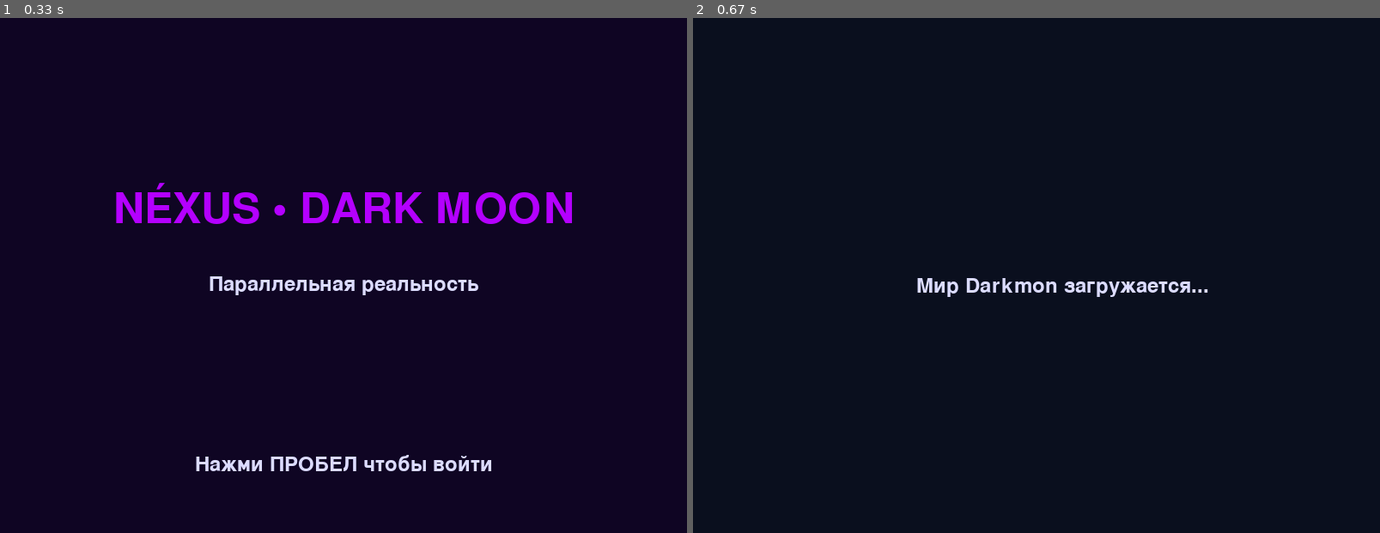
Above: before the commit, frames 1-2 (left to right).
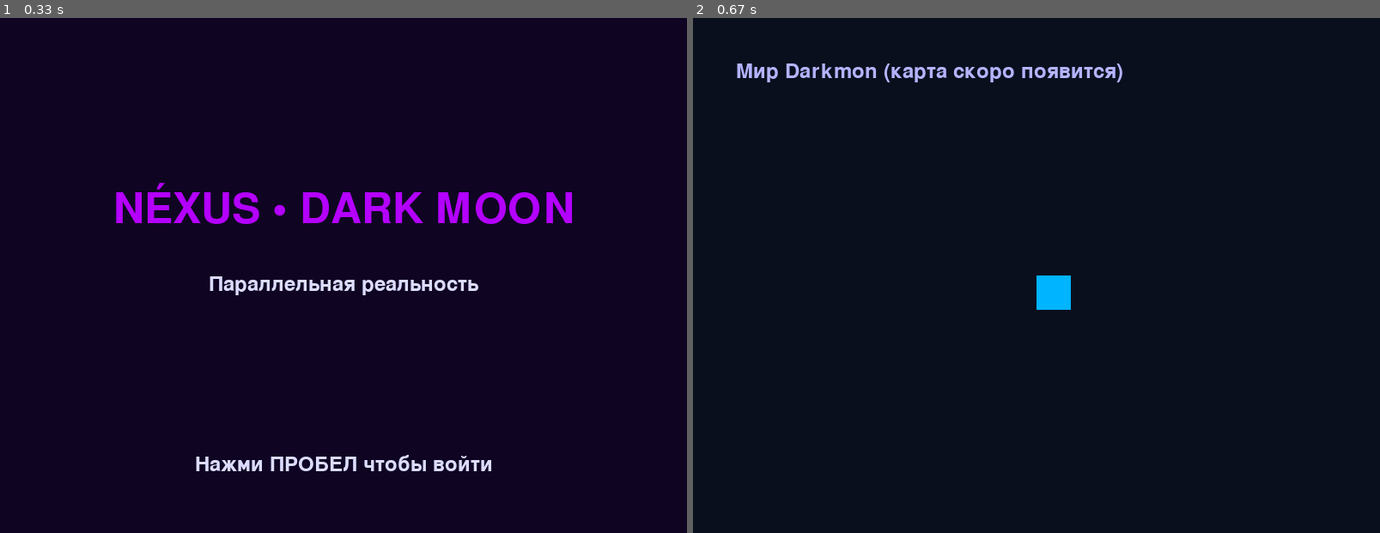
Above: after the commit, the same moments.

Repository: egaaspraim03-ai/darkmoon-pygame
Game: pygame game, started from darkmoon-pygame/main.py
Same seed, same stepped clock (60 frames per second), same inputs: the game is played once before the commit and once after it.
Inputs:
- Up to frame 1 (0.33 s): no input
- Up to frame 2 (0.67 s): tap Space at 0.33 s

Frame 1 is identical in both runs. In frame 2, 1.7% of the frame differs, in the area x 6-75%, y 8-57%.

Commit message:
Update main.py

Diff:
--- a/darkmoon-pygame/main.py
+++ b/darkmoon-pygame/main.py
@@ -9,7 +9,7 @@
 pygame.display.set_caption(TITLE)
 clock = pygame.time.Clock()
 
-# Создаём игрока и камеру
+# Создаём объекты
 player = Player()
 camera = Camera()
 
@@ -26,9 +26,12 @@
                 in_title_screen = False
                 print("→ Игра запущена! Переход в мир Darkmon...")
 
+    keys = pygame.key.get_pressed()
+
     if in_title_screen:
-        # Заставка
+        # Красивая заставка
         screen.fill(BACKGROUND_COLOR)
+
         title = pygame.font.Font(None, 74).render("NÉXUS • DARK MOON", True, ACCENT_COLOR)
         subtitle = pygame.font.Font(None, 36).render("Параллельная реальность", True, TEXT_COLOR)
         start = pygame.font.Font(None, 36).render("Нажми ПРОБЕЛ чтобы войти", True, TEXT_COLOR)
@@ -37,10 +40,23 @@
         screen.blit(subtitle, subtitle.get_rect(center=(SCREEN_WIDTH//2, SCREEN_HEIGHT//2 + 10)))
         screen.blit(start, start.get_rect(center=(SCREEN_WIDTH//2, SCREEN_HEIGHT - 80)))
     else:
+        # Игровой мир
         screen.fill((10, 15, 30))
-        # Здесь будет overworld позже
-        text = pygame.font.Font(None, 36).render("Мир Darkmon загружается...", True, TEXT_COLOR)
-        screen.blit(text, (SCREEN_WIDTH//2 - 140, SCREEN_HEIGHT//2))
+
+        # Обновляем игрока
+        player.update(keys)
+
+        # Обновляем камеру
+        camera.update(player)
+
+        # Рисуем игрока с учётом камеры
+        draw_x = player.rect.x - camera.offset_x
+        draw_y = player.rect.y - camera.offset_y
+        screen.blit(player.image, (draw_x, draw_y))
+
+        # Временный текст (пока нет карты)
+        text = pygame.font.Font(None, 36).render("Мир Darkmon (карта скоро появится)", True, (180, 180, 255))
+        screen.blit(text, (50, 50))
 
     pygame.display.flip()
     clock.tick(FPS)
